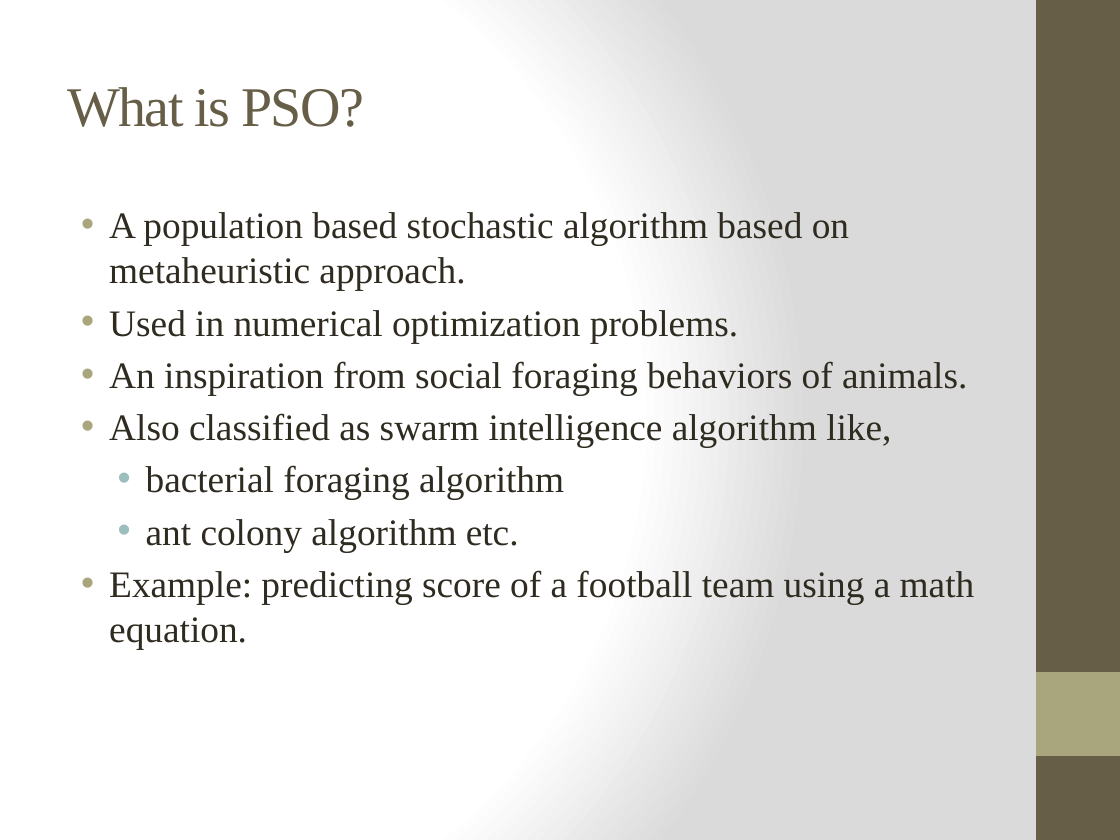
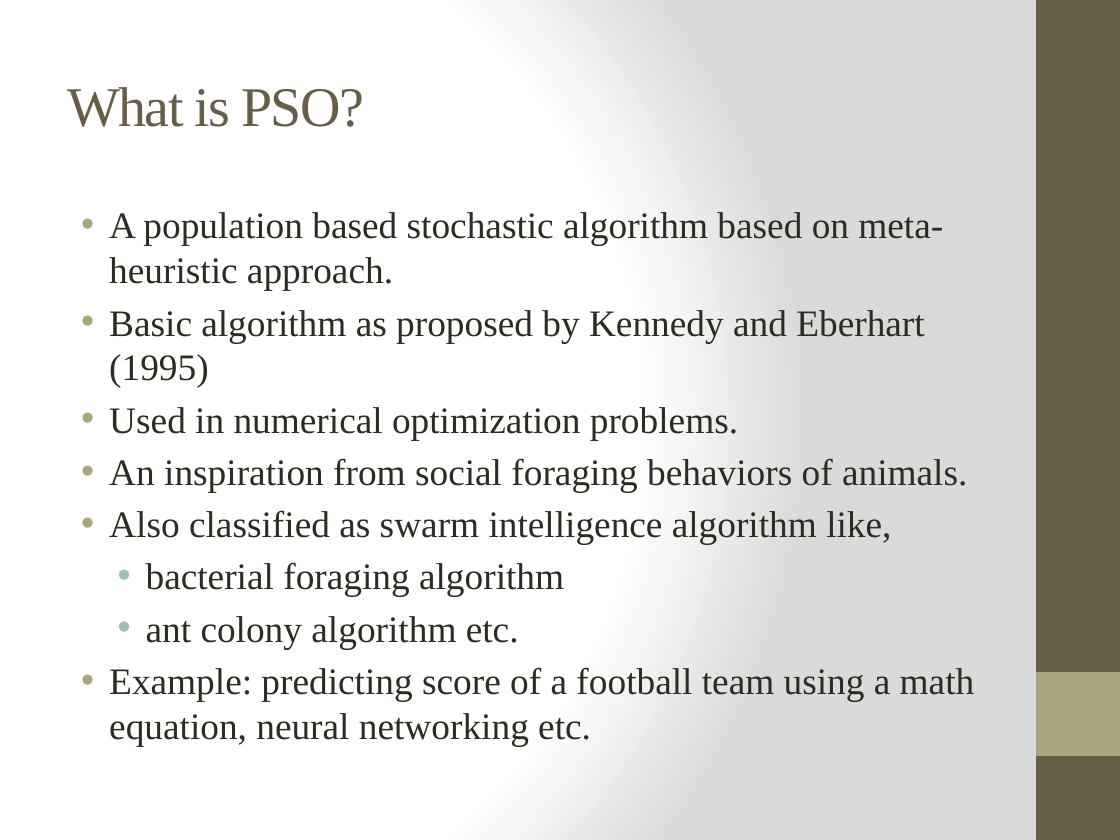
Before and after one commit to ayazhassan-courses/project-pyteam, a slide deck: slide 2 of Documentation/Presentation (interim demo).pptx. Drawn at 1120x840 pixels with LibreOffice and Linux fonts; fonts in the diff are those of the drawing. Boxes give left, top, right and bottom in pixels: in the first picture for what was removed or moved away, otherwise in the second. Text is boxed around its words. In the diff, an @@ line names an element or a change of style, - is before the commit and + after.

```diff
--- a/Documentation/Presentation (interim demo).pptx
+++ b/Documentation/Presentation (interim demo).pptx
@@ text at (109, 212, 943, 388): text changed @@
-• A population based stochastic algorithm based on metaheuristic approach.
+• A population based stochastic algorithm based on meta-heuristic approach.
+• Basic algorithm as proposed by Kennedy and Eberhart (1995)
@@ text at (109, 667, 975, 746): text changed @@
-• Example: predicting score of a football team using a math equation.
+• Example: predicting score of a football team using a math equation, neural networking etc.
```
Also in this commit, not shown: 5 other slides changed.
